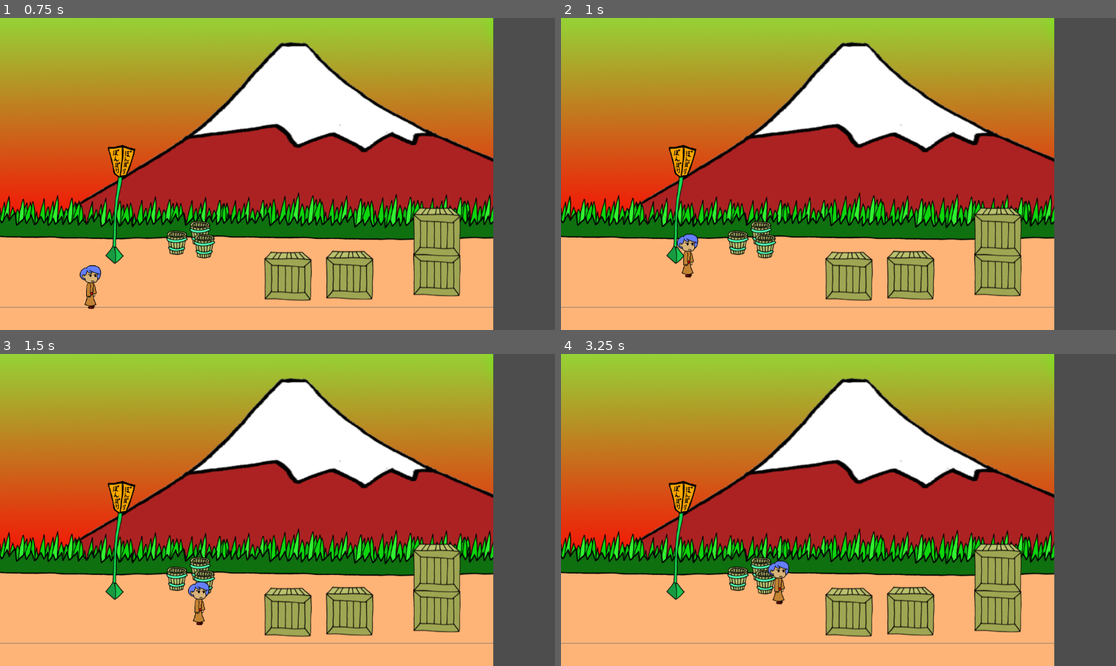
Above: before the commit, frames 1-4 (two rows, left to right).
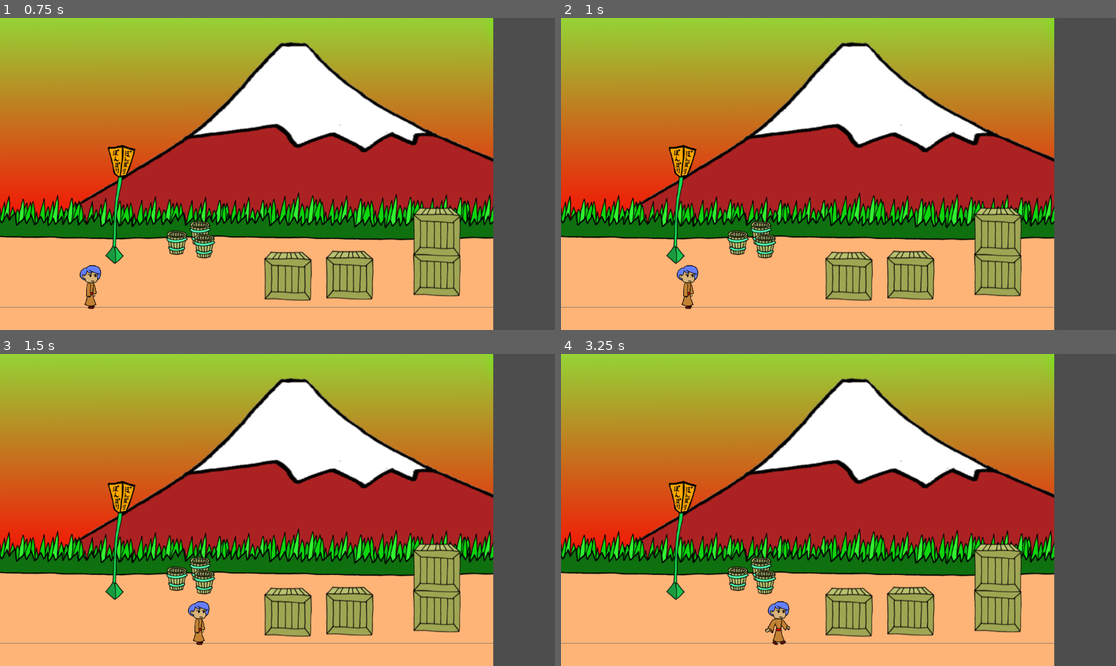
Above: after the commit, the same moments.

Repository: gabrielgomes2803/mobile-game
Game: Godot game, scene res://world.tscn
Same seed, same stepped clock (60 frames per second), same inputs: the game is played once before the commit and once after it.
Inputs:
- Up to frame 1 (0.75 s): tap Enter (ui_accept) at 0.5, 0.6 s; hold Right (ui_right) from 0.53 s (still down)
- Up to frame 2 (1 s): keep holding Right (ui_right); tap Enter (ui_accept) at 0.77 s
- Up to frame 3 (1.5 s): keep holding Right (ui_right); tap Enter (ui_accept) at 1.07, 1.35 s
- Up to frame 4 (3.25 s): tap Enter (ui_accept) at 1.52, 1.82, 2.1, 2.85, 3.02 s; release Right (ui_right) at 2.03 s; hold Left (ui_left) 2.03-2.78 s; hold Right (ui_right) from 2.78 s (still down)

Frame 1 is identical in both runs. In frame 2, 0.6% of the frame differs, in the area x 20-25%, y 69-94%; in frame 3, 0.5%; in frame 4, 0.7%, in the area x 36-42%, y 66-94%.

Commit message:
Update player.gd

Diff:
--- a/jogo mobile/player.gd
+++ b/jogo mobile/player.gd
@@ -1,28 +1,24 @@
 extends CharacterBody2D
-
-
-const SPEED = 300.0
-const JUMP_VELOCITY = -400.0
-
-# Get the gravity from the project settings to be synced with RigidBody nodes.
+var speed = 300.0
+var jump_speed = -500.0
+# Pega a gravidade das configuracoes do projeto
 var gravity = ProjectSettings.get_setting("physics/2d/default_gravity")
-
-
 func _physics_process(delta):
-	# Add the gravity.
-	if not is_on_floor():
-		velocity.y += gravity * delta
-
-	# Handle jump.
-	if Input.is_action_just_pressed("ui_accept") and is_on_floor():
-		velocity.y = JUMP_VELOCITY
-
-	# Get the input direction and handle the movement/deceleration.
-	# As good practice, you should replace UI actions with custom gameplay actions.
+# Add the gravity.
+	velocity.y += gravity * delta
+# Handle Jump.
+	if Input.is_action_just_pressed("ui_up") and is_on_floor():
+		$SoundJump.play()
+		velocity.y = jump_speed
+# Get the input direction.
 	var direction = Input.get_axis("ui_left", "ui_right")
-	if direction:
-		velocity.x = direction * SPEED
+	velocity.x = direction * speed
+	if direction > 0:
+		$AnimatedSprite2D.flip_h = false
+		$AnimatedSprite2D.play()
+	elif direction < 0:
+		$AnimatedSprite2D.flip_h = true
+		$AnimatedSprite2D.play()
 	else:
-		velocity.x = move_toward(velocity.x, 0, SPEED)
-
+		$AnimatedSprite2D.stop()
 	move_and_slide()
